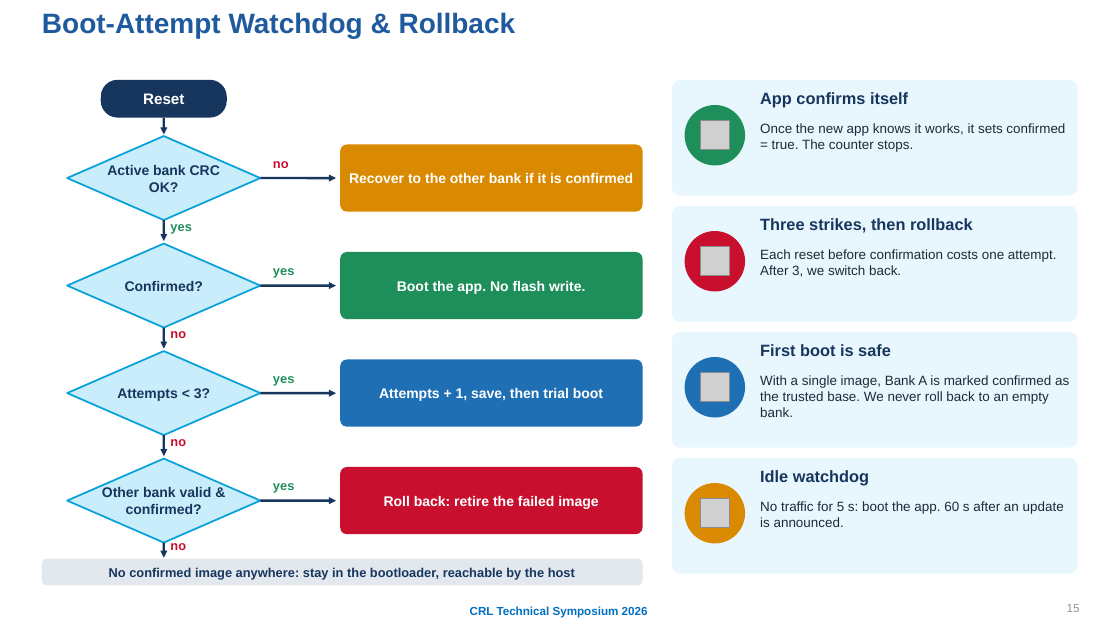
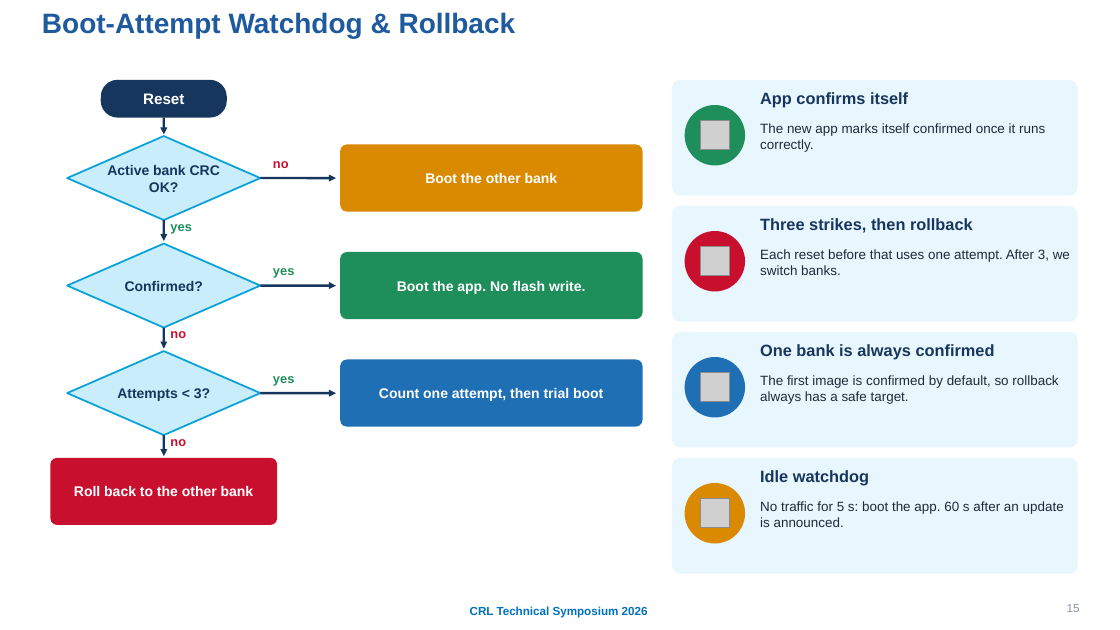
Before and after one commit to AbhinavXT/misc, a slide deck: slide 15 of Multiprotocol_Bootloader_CRL_Symposium.pptx. Drawn at 1120x630 pixels with LibreOffice and Linux fonts; fonts in the diff are those of the drawing; grey boxes stand for pictures; background and template pictures are left out. Boxes give left, top, right and bottom in pixels: in the first picture for what was removed or moved away, otherwise in the second. Text is boxed around its words. In the diff, an @@ line names an element or a change of style, - is before the commit and + after.

```diff
--- a/Multiprotocol_Bootloader_CRL_Symposium.pptx
+++ b/Multiprotocol_Bootloader_CRL_Symposium.pptx
@@ text at <box>760,123,1045,152</box>: text changed @@
-Once the new app knows it works, it sets confirmed = true. The counter stops.
+The new app marks itself confirmed once it runs correctly.
@@ text at <box>425,173,558,183</box>: text changed @@
-Recover to the other bank if it is confirmed
+Boot the other bank
@@ text at <box>760,249,1070,275</box>: text changed @@
-Each reset before confirmation costs one attempt. After 3, we switch back.
+Each reset before that uses one attempt. After 3, we switch banks.
@@ text at <box>760,344,995,360</box>: text changed @@
-First boot is safe
+One bank is always confirmed
@@ text at <box>379,388,603,401</box>: text changed @@
-Attempts + 1, save, then trial boot
+Count one attempt, then trial boot
@@ text at <box>760,375,1058,404</box>: text changed @@
-With a single image, Bank A is marked confirmed as the trusted base. We never roll back to an empty bank.
+The first image is confirmed by default, so rollback always has a safe target.
@@ rounded rectangle: place and size @@
-rounded rectangle at <box>340,467,643,534</box>
+rounded rectangle at <box>50,458,277,525</box>
@@ diamond removed at <box>67,459,260,543</box> @@
@@ text at <box>74,486,254,496</box>: text changed @@
-Roll back: retire the failed image
+Roll back to the other bank
@@ text removed at <box>102,486,212,514</box> @@
-Other bank valid & confirmed?
@@ arrow removed from (260, 501) to (336, 501) @@
@@ text removed at <box>273,483,294,493</box> @@
-yes
@@ rounded rectangle removed at <box>42,559,643,586</box> @@
@@ text removed at <box>109,567,575,580</box> @@
-No confirmed image anywhere: stay in the bootloader, reachable by the host
@@ arrow removed from (164, 543) to (164, 558) @@
@@ text removed at <box>170,540,186,550</box> @@
-no
```
Also in this commit, not shown: 4 other slides changed.
